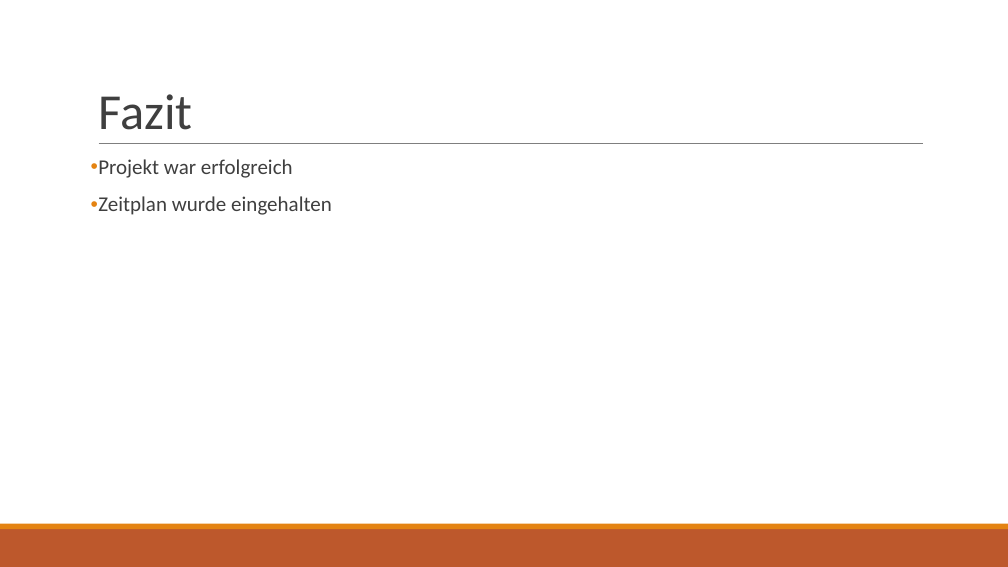
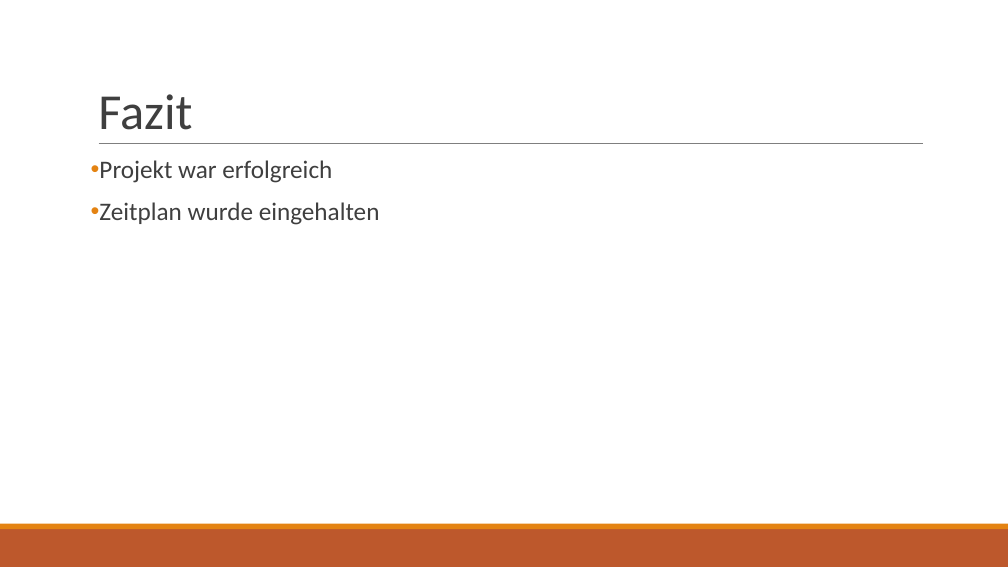
Before and after one commit to raphael-s/M306, a slide deck: slide 11 of docs/Projektpräsentation.pptx. Drawn at 1008x567 pixels with LibreOffice and Linux fonts; fonts in the diff are those of the drawing. Boxes give left, top, right and bottom in pixels: in the first picture for what was removed or moved away, otherwise in the second. Text is boxed around its words. In the diff, an @@ line names an element or a change of style, - is before the commit and + after.

```diff
--- a/docs/Projektpräsentation.pptx
+++ b/docs/Projektpräsentation.pptx
@@ text "Projekt war erfolgreich" at [99,160,380,225]: size 20 to 24 pt; indent changed @@
```
Also in this commit, not shown: 8 other slides changed.
